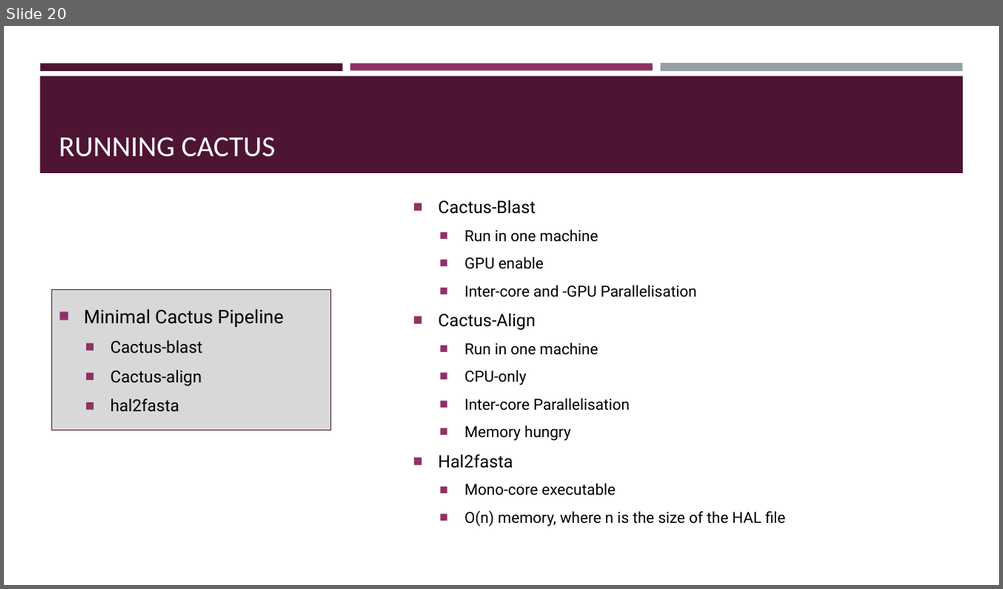
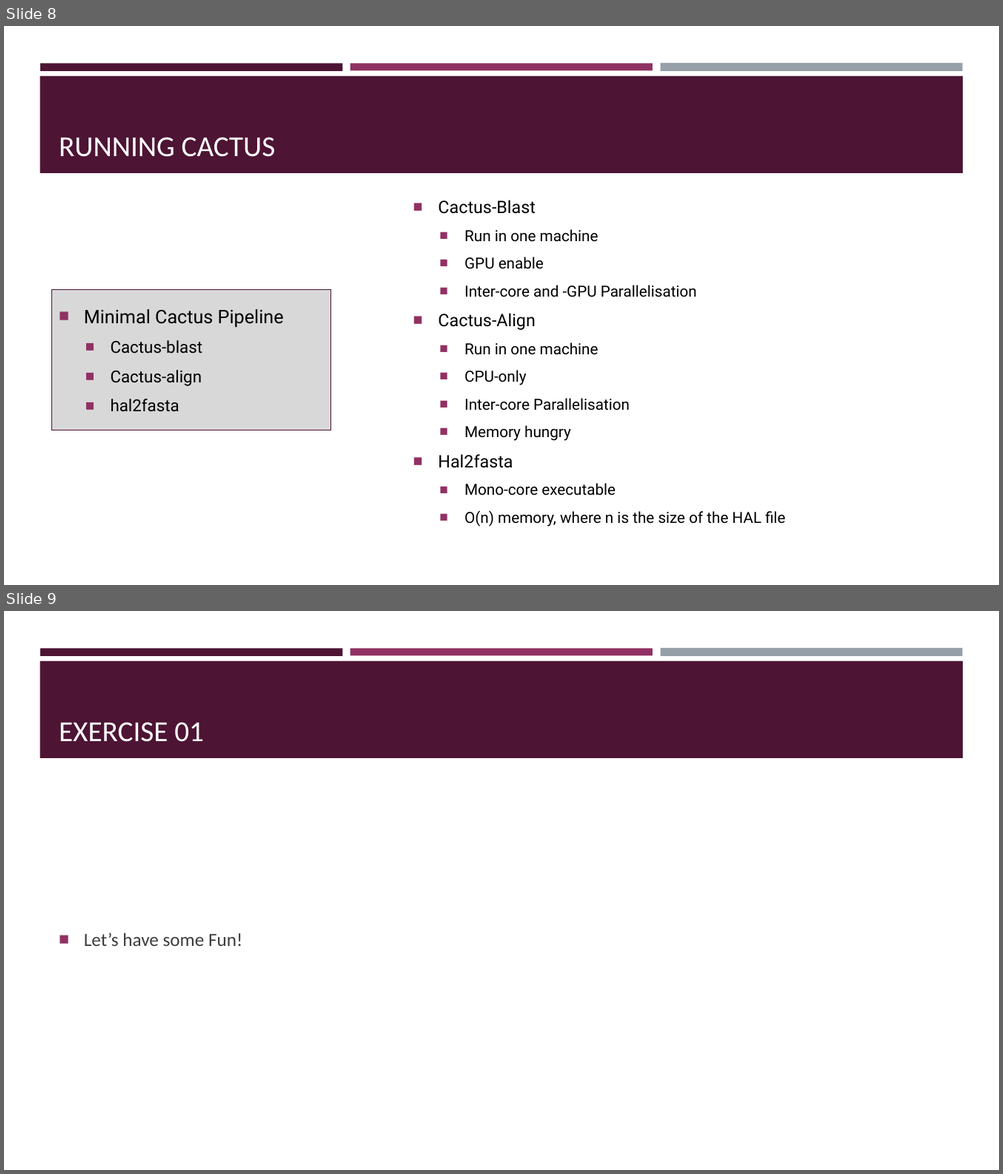
Before and after one commit to BGAcademy23/cactus, a slide deck: docs/aligning_whole_genomes_with_cactus.pptx. Shown one above the other, each under a label of ours: slide 20 before the commit, slides 8 and 9 after it. The pictures are 1003x589 and 1003x1174 pixels, drawn with LibreOffice and Linux fonts; fonts in the diff are those of the drawing. Boxes give left, top, right and bottom in pixels: in the first picture for what was removed or moved away, otherwise in the second. Text is boxed around its words. In the diff, an @@ line names an element or a change of style, - is before the commit and + after.

Commit message:
adding more exercises and update slides

```diff
--- a/docs/aligning_whole_genomes_with_cactus.pptx
+++ b/docs/aligning_whole_genomes_with_cactus.pptx
@@ slide 9 added at [4, 611, 999, 1170], background #FFFFFF; not listed: 4 template elements that a slide beside it also shows @@
@@ title added at [59, 722, 204, 742], 28 pt, text #FFFFFF @@
+EXERCISE 01
@@ text added at [84, 933, 242, 946], 18 pt, text #3D3D3D @@
+■ Let’s have some Fun!
@@ what was slide 20 is now slide 8 @@
```
Also in this commit, not shown: 3 slides changed, 2 other slides added, 1 slide removed, 2 other files.
